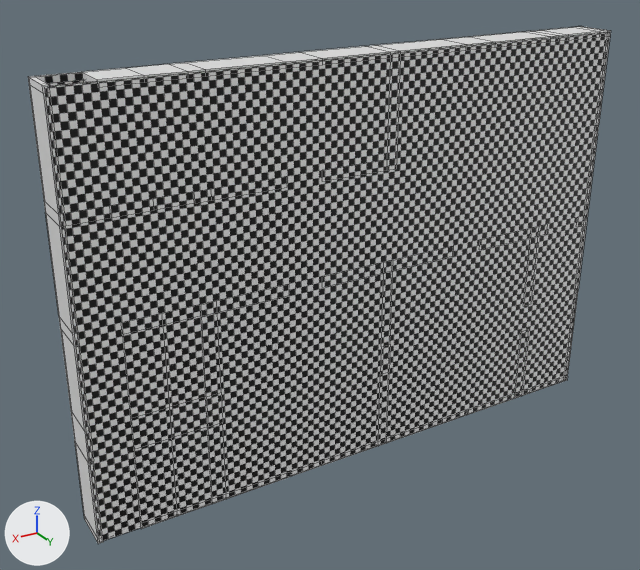
The Blender file Assets/Models/Lab2.blend as it was, and as the next commit left it.
The view is the same before and after, from a camera (50 mm lens) standing at (48.2, 74.2, 34.7) and looking at (4.1, 0.6, -2.1). Every picture has the same lights, and +X, +Y and +Z are marked at lower left. Mesh edges are drawn as thin lines.
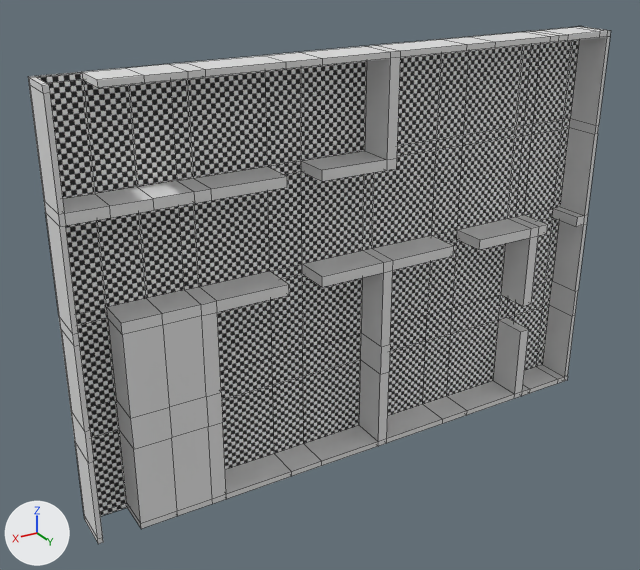
Where the change shows, as pixel boxes [x1, y1, x2, y2] in the pictures (640 x 570 px):
'Cube.001', hidden
    before: [45, 32, 610, 542]
part 1 of me_cube_001, surface changed
    both: [28, 26, 611, 544]

The change, as a list of edits to the scene's bpy script:
```text
Change me_cube_001:
    where me_cube_001.from_pydata(...)  # 508 vertices, 506 faces; spans x -31.1..31.1, y -0.2..4.1, z -21.9..21.9
    used by ob_cube; location = (0.0, 0.0, 0.0)
    me_cube_001 part 1: texture (UV) coordinates of 506 of 506 faces, centred in x -31.1..31.1, y -0.2..4.1, z -21.9..21.9, changed; they spanned u -19.75..20.74, v -20.01..21.01 and now span u -32.42..33.46, v -23.11..24.11
Change ob_cube_001:
    add ob_cube_001.hide_set(True)
```
